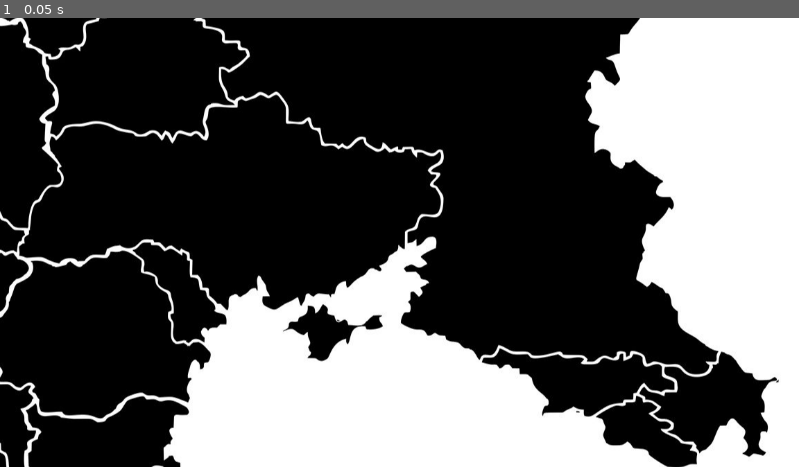
Above: before the commit, frame 1.
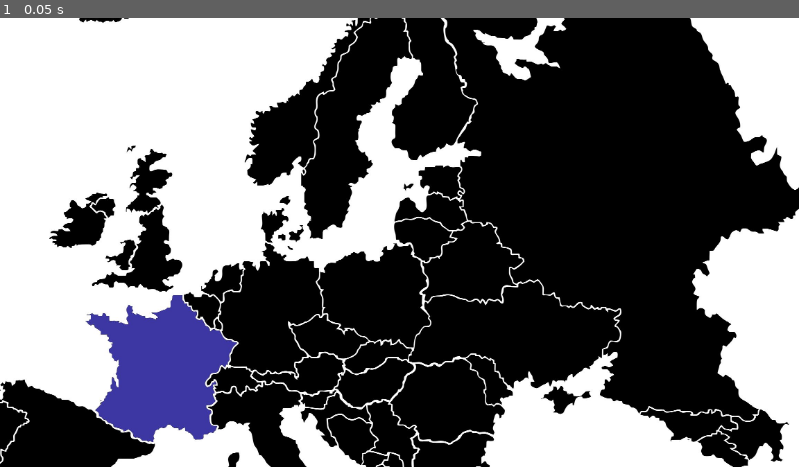
Above: after the commit, the same moment.

Repository: gixerl/OnlyLands
Game: Godot game, scene res://Scenes/map.tscn
Two runs of this game, one before a commit and one after it. Both use one fixed random seed, a clock stepped at 60 frames per second and the inputs below. This scene is started directly instead of the project's main scene.
Inputs:
- Up to frame 1 (0.05 s): no input

The runs differ from the first frame. In frame 1, 56% of the frame differs, in the area x 0-100%, y 0-100%.
Error in both runs: Invalid access to property or key '#3c37a3' on a base object of type 'Dictionary'. (res://Scenes/map.gd:41)

Commit message:
some country area script
There is an error in color_dict: The Image used is too big, causing an error.
I am working on temporarily downscaling the image to create the color dictionary

Diff:
--- a/Scenes/country_area.gd
+++ b/Scenes/country_area.gd
@@ -1,2 +1,21 @@
 extends Area2D
 var country_name = ""
+
+
+func _on_child_entered_tree(node: Node) -> void:
+	if node.is_class("Polygon2D"):
+		node.color = Color(1,1,1,0.5)
+
+
+
+func _on_mouse_entered() -> void:
+	print(country_name)
+
+
+func _on_mouse_exited() -> void:
+	pass # Replace with function body.
+
+
+func _on_input_event(viewport: Node, event: InputEvent, shape_idx: int) -> void:
+	if event is InputEventMouseButton and event.button_Index == MOUSE_BUTTON_LEFT and event.is_pressed():
+		print(str(country_name) + "Clicked")
--- a/Scenes/country_area.tscn
+++ b/Scenes/country_area.tscn
@@ -4,3 +4,8 @@
 
 [node name="Area2D" type="Area2D"]
 script = ExtResource("1_mlf8r")
+
+[connection signal="child_entered_tree" from="." to="." method="_on_child_entered_tree"]
+[connection signal="input_event" from="." to="." method="_on_input_event"]
+[connection signal="mouse_entered" from="." to="." method="_on_mouse_entered"]
+[connection signal="mouse_exited" from="." to="." method="_on_mouse_exited"]
--- a/Scenes/map.gd
+++ b/Scenes/map.gd
@@ -33,7 +33,7 @@
 			var pixel_color = "#" + str(image.get_pixel(int(x), int(y)).to_html(false))
 			if pixel_color not in pixel_color_dict:
 				pixel_color_dict[pixel_color] = []
-			pixel_color_dict[pixel_color].append(Vector2(x, y))
+			pixel_color_dict[pixel_color].append(Vector2(x,y))
 	return pixel_color_dict
 
 func get_polygons(image, country_color, pixel_color_dict):
--- a/Scenes/map.tscn
+++ b/Scenes/map.tscn
@@ -10,3 +10,6 @@
 texture = ExtResource("2_26yhd")
 
 [node name="Countries" type="Node2D" parent="."]
+
+[node name="Camera2D" type="Camera2D" parent="."]
+zoom = Vector2(0.5, 0.5)
